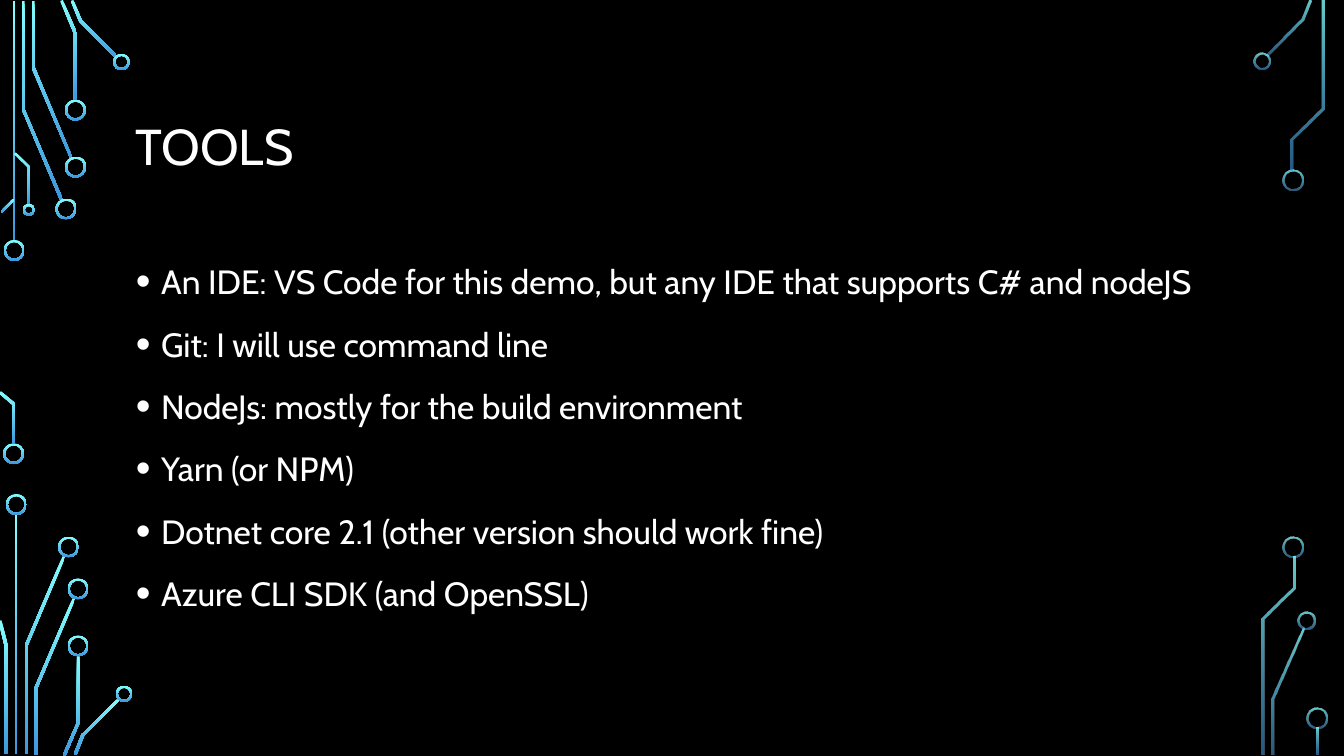
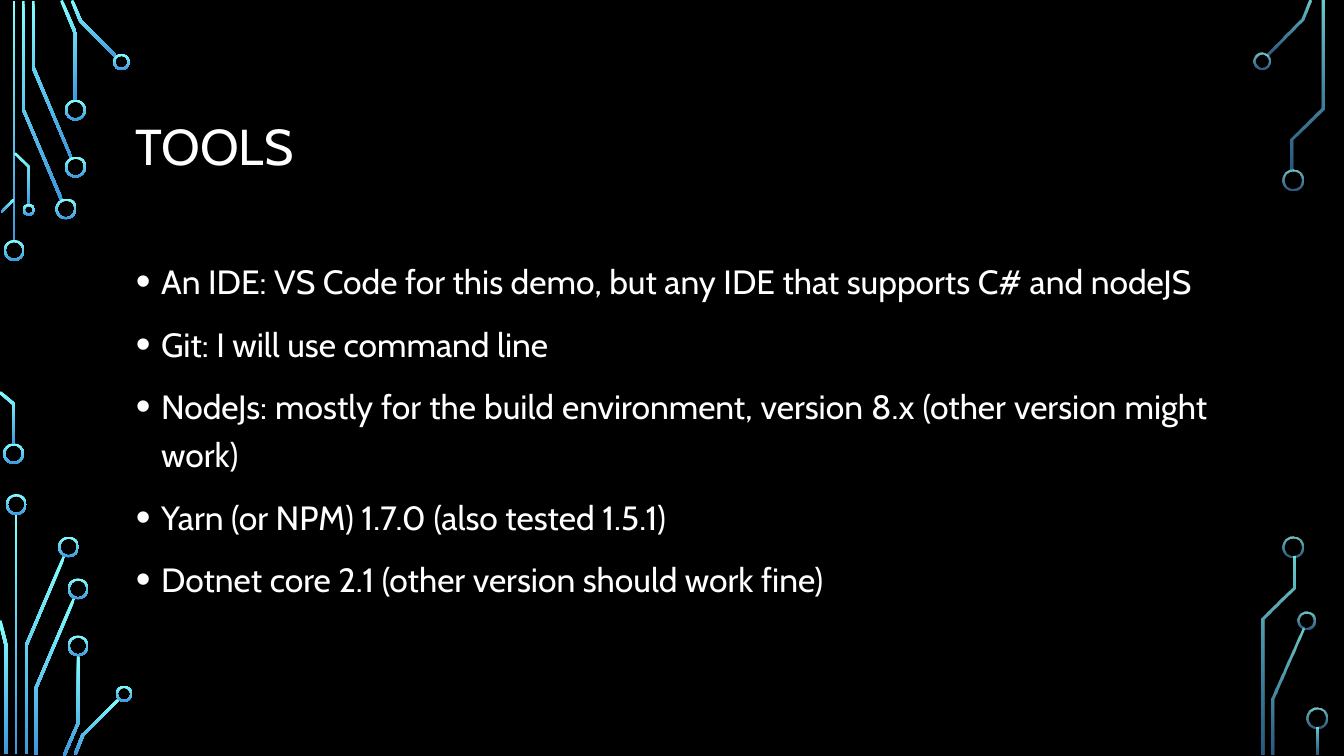
Before and after one commit to CedricAgoda/opensource-ci, a slide deck: slide 4 of Presentation/Full Open-Source CI.pptx (slide 5 before the commit). Drawn at 1344x756 pixels with LibreOffice and Linux fonts; fonts in the diff are those of the drawing; background and template pictures are left out. Boxes give left, top, right and bottom in pixels: in the first picture for what was removed or moved away, otherwise in the second. Text is boxed around its words. In the diff, an @@ line names an element or a change of style, - is before the commit and + after.

Commit message:
Improve Azure script and yaml

```diff
--- a/Presentation/Full Open-Source CI.pptx
+++ b/Presentation/Full Open-Source CI.pptx
@@ text at (161,393,1208,535): text changed @@
-• NodeJs: mostly for the build environment
-• Yarn (or NPM)
+• NodeJs: mostly for the build environment, version 8.x (other version might work)
+• Yarn (or NPM) 1.7.0 (also tested 1.5.1)
@@ text at (161,580,589,614): paragraph removed @@
-• Azure CLI SDK (and OpenSSL)
```
Also in this commit, not shown: 5 other slides changed, 5 slides added, 5 slides removed, 4 other files.
